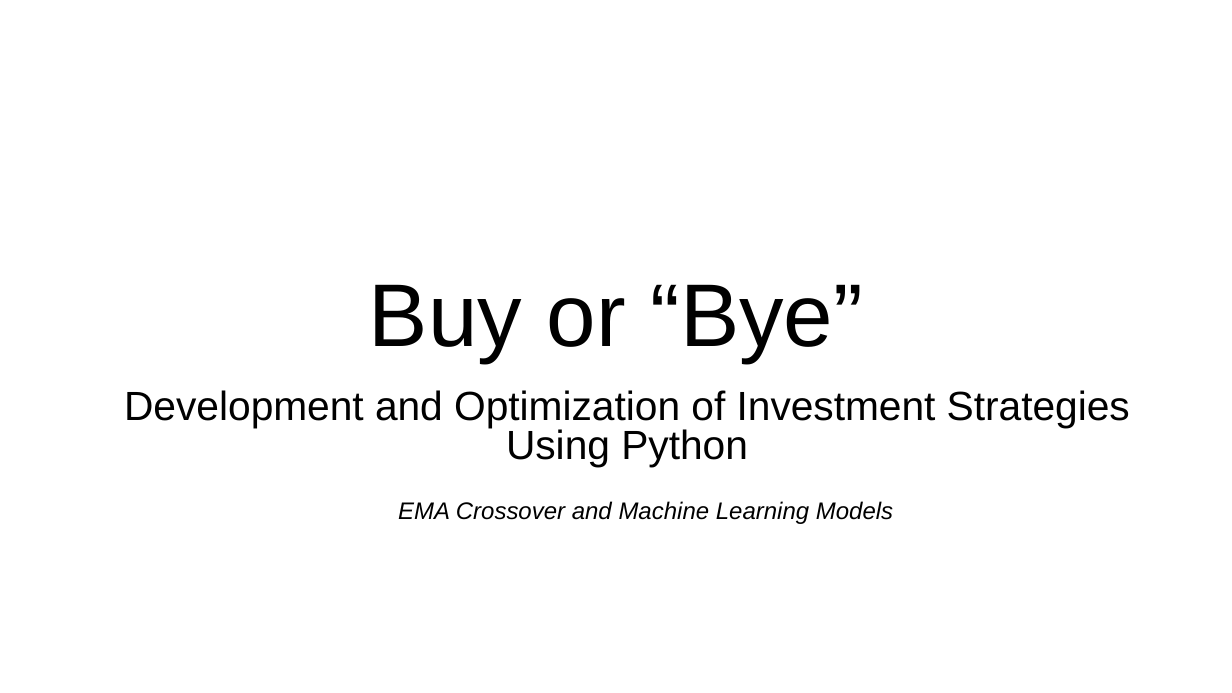
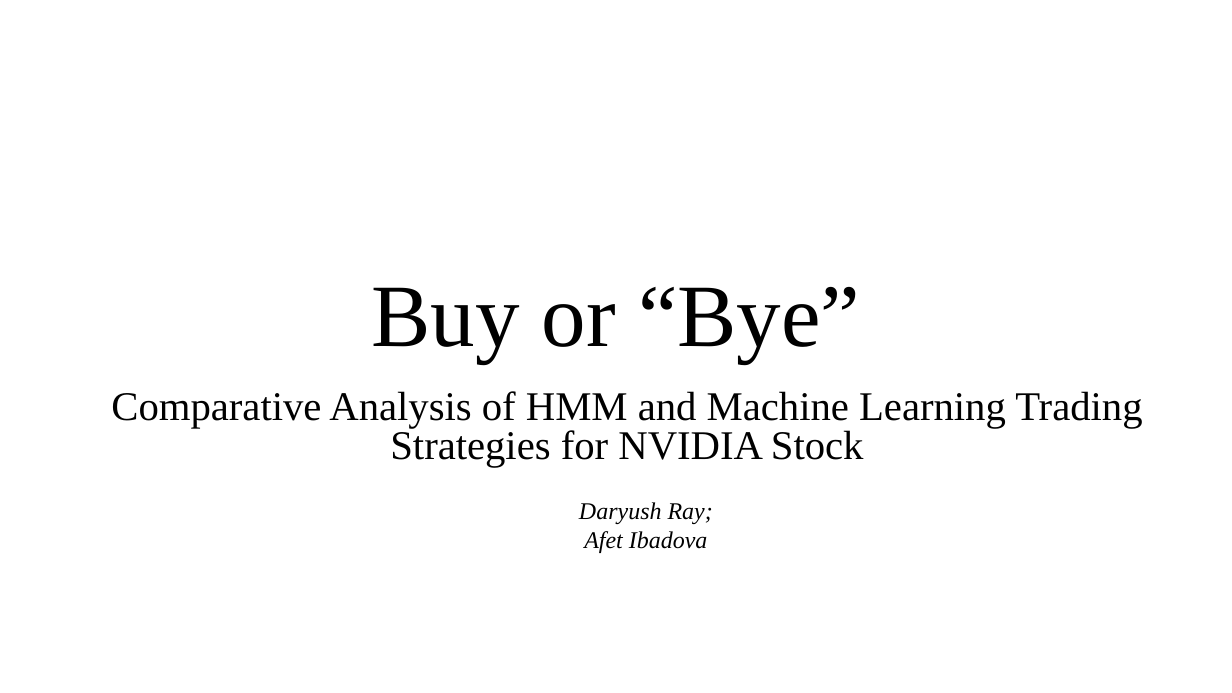
Before and after one commit to astronaut505/tradingtroll, a slide deck: slide 1 of BuyorBye.pptx. Drawn at 1232x693 pixels with LibreOffice and Linux fonts; fonts in the diff are those of the drawing. Boxes give left, top, right and bottom in pixels: in the first picture for what was removed or moved away, otherwise in the second. Text is boxed around its words. In the diff, an @@ line names an element or a change of style, - is before the commit and + after.

```diff
--- a/BuyorBye.pptx
+++ b/BuyorBye.pptx
@@ title "Buy or “Bye”" at box(372, 287, 860, 362): font Arial to Times New Roman @@
@@ subtitle at box(111, 391, 1142, 467): text changed; font Arial to Times New Roman @@
-Development and Optimization of Investment Strategies Using Python
+Comparative Analysis of HMM and Machine Learning Trading Strategies for NVIDIA Stock
@@ text at box(579, 502, 713, 553): text changed; font Arial to Times New Roman @@
-EMA Crossover and Machine Learning Models
+Daryush Ray;
+Afet Ibadova
```
Also in this commit, not shown: 7 other slides changed, 3 slides added, 1 slide removed, 2 other files.
